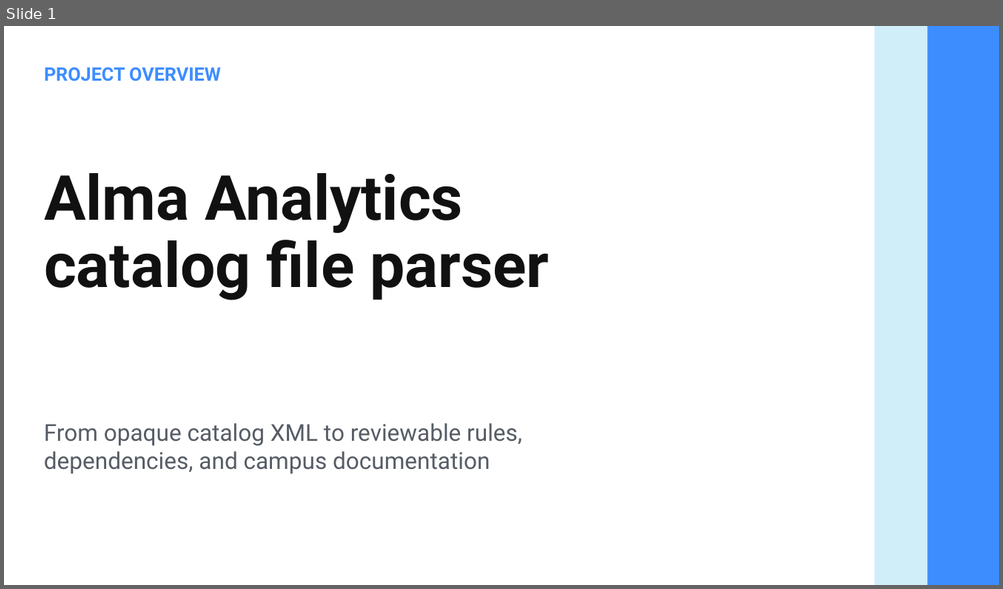
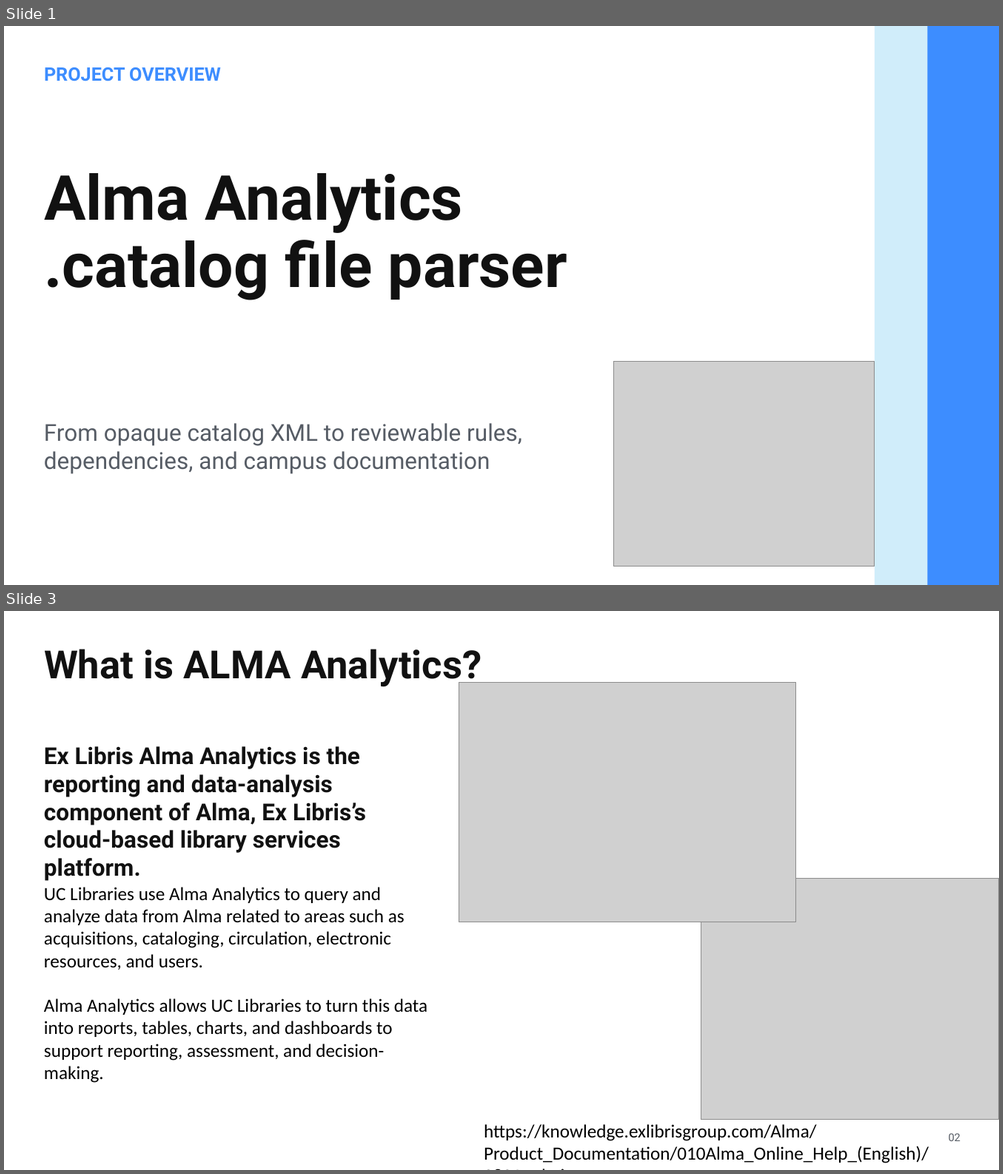
Before and after one commit to kristenchua-commits/alma-analytics-catalog-file-parser-project, a slide deck: documentation/presentations/alma-analytics-catalog-file-parser-overview.pptx. Shown one above the other, each under a label of ours: slide 1 before the commit, slides 1 and 3 after it; the slides between them are not shown. The pictures are 1003x589 and 1003x1174 pixels, drawn with LibreOffice and Linux fonts; fonts in the diff are those of the drawing; grey boxes stand for pictures. Boxes give left, top, right and bottom in pixels: in the first picture for what was removed or moved away, otherwise in the second. Text is boxed around its words. In the diff, an @@ line names an element or a change of style, - is before the commit and + after.

Commit message:
parser project presentation - "parsey and the pipelines"

```diff
--- a/documentation/presentations/alma-analytics-catalog-file-parser-overview.pptx
+++ b/documentation/presentations/alma-analytics-catalog-file-parser-overview.pptx
@@ slide 3 added at [4, 611, 999, 1170], background #FFFFFF @@
@@ text added at [44, 649, 481, 687], 37.5 pt, text #111111, bold @@
+What is ALMA Analytics?
@@ picture added at [458, 682, 796, 921] @@
@@ text added at [44, 746, 366, 881], 22.5 pt, text #111111, bold @@
+Ex Libris Alma Analytics is the reporting and data-analysis component of Alma, Ex Libris’s cloud-based library services platform.
@@ text added at [44, 887, 427, 1083], 18 pt, text #000000 @@
+UC Libraries use Alma Analytics to query and analyze data from Alma related to areas such as acquisitions, cataloging, circulation, electronic resources, and users.
+Alma Analytics allows UC Libraries to turn this data into reports, tables, charts, and dashboards to support reporting, assessment, and decision-making.
@@ picture added at [701, 878, 999, 1120] @@
@@ text added at [484, 1125, 928, 1164], 18 pt, text #000000 @@
+https://knowledge.exlibrisgroup.com/Alma/Product_Documentation/010Alma_Online_Help_(English)/080Analytics
@@ text added at [948, 1133, 960, 1142], 10.5 pt, text #565C65 @@
+02
@@ slide 1 changed as well @@
@@ text at [44, 230, 567, 301]: text changed @@
-catalog file parser
+.catalog file parser
@@ picture added at [614, 362, 875, 567] @@
```
Also in this commit, not shown: 6 other slides changed, 4 other slides added, 3 other files.
